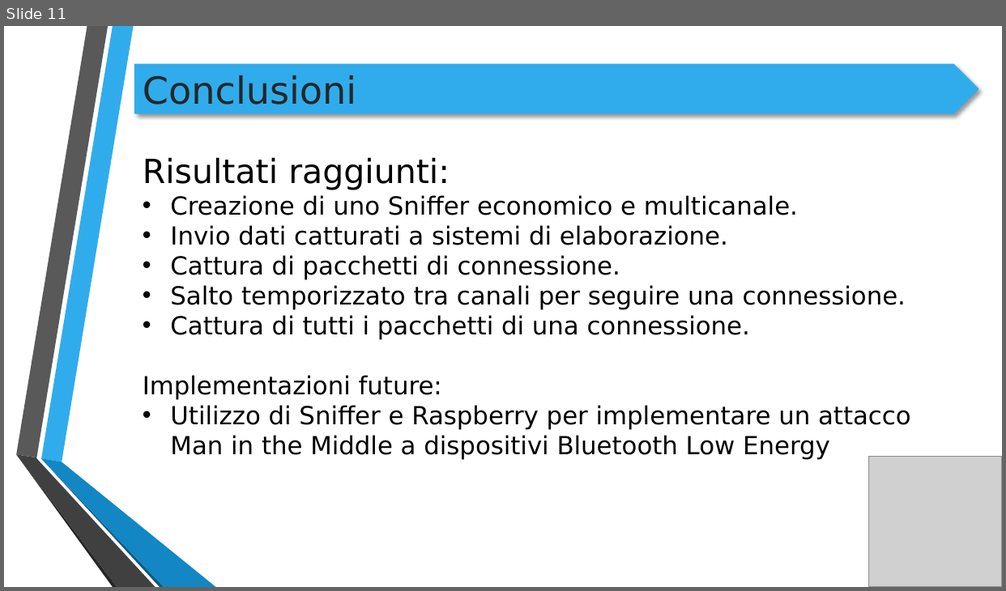
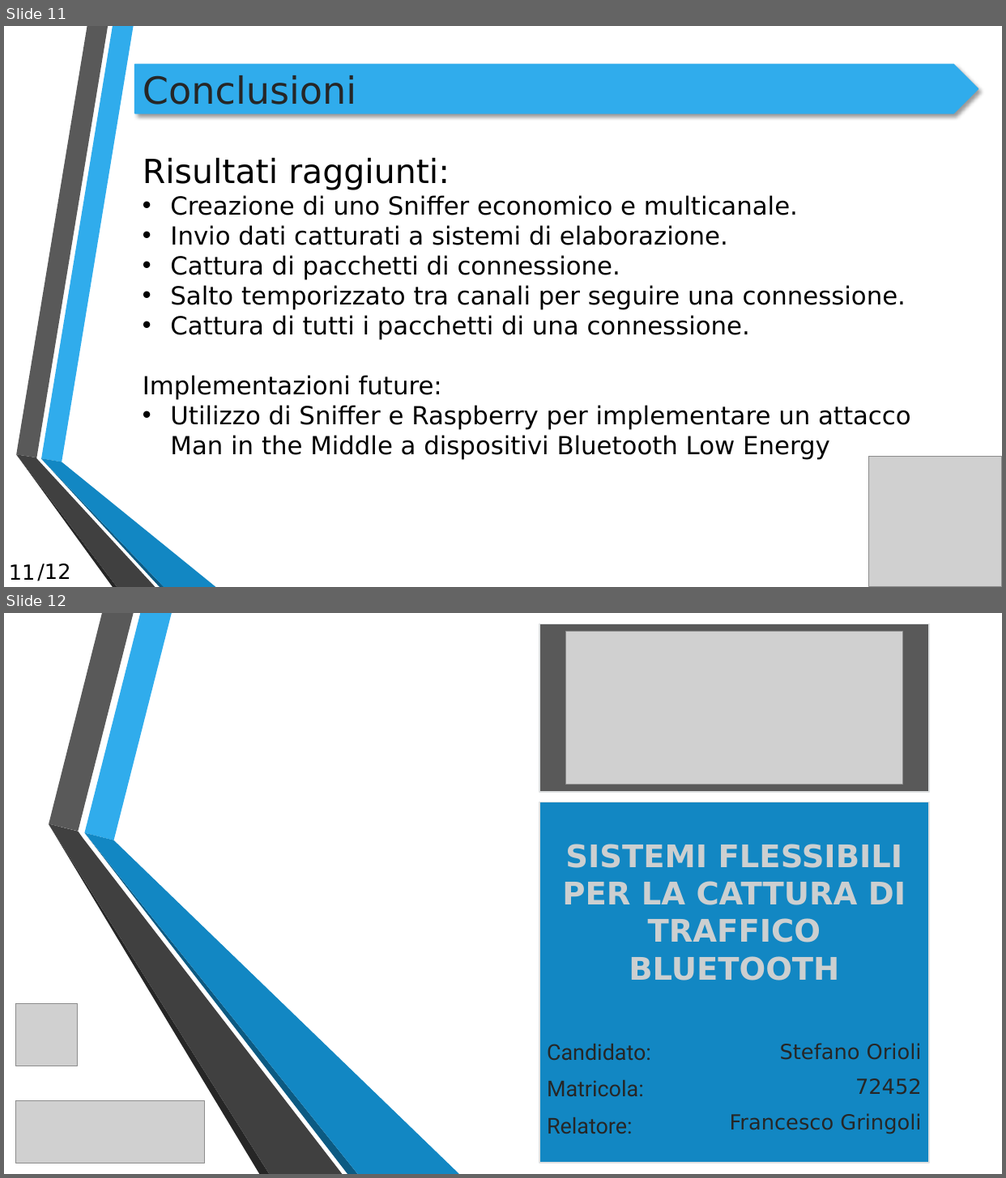
Before and after one commit to Slv3r/tesi-laurea, a slide deck: Presentazione/Presentazione Tesi.pptx. Shown one above the other, each under a label of ours: slide 11 before the commit, slides 11 and 12 after it. The pictures are 1006x591 and 1006x1178 pixels, drawn with LibreOffice and Linux fonts; fonts in the diff are those of the drawing; grey boxes stand for pictures; background and template pictures are left out. Boxes give left, top, right and bottom in pixels: in the first picture for what was removed or moved away, otherwise in the second. Text is boxed around its words. In the diff, an @@ line names an element or a change of style, - is before the commit and + after.

```diff
--- a/Presentazione/Presentazione Tesi.pptx
+++ b/Presentazione/Presentazione Tesi.pptx
@@ slide 12 added at [4,613,1002,1174], background picture (left out) @@
@@ rectangle added at [539,624,929,793], fill #595959, outline #DFE1E2 1.25 pt @@
@@ picture added at [566,632,903,785] @@
@@ rectangle added at [539,803,929,1163], fill #1287C3, outline #DFE1E2 1.25 pt @@
@@ group added at [49,613,460,1174]: 6 freeform shapes @@
@@ title added at [562,844,906,981], 30 pt, text #CCCFD0, bold @@
+SISTEMI FLESSIBILI PER LA CATTURA DI TRAFFICO BLUETOOTH
@@ picture added at [15,1003,78,1066] @@
@@ text added at [547,1044,651,1134], 21 pt, text #262626 @@
+Candidato:
+Matricola:
+Relatore:
@@ subtitle added at [730,1043,922,1135], 20 pt, text #262626 @@
+Stefano Orioli
+72452
+Francesco Gringoli
@@ picture added at [15,1101,205,1163] @@
@@ slide 11 changed as well @@
@@ page number added at [9,565,36,580], 20 pt, text #000000 @@
+11
@@ text added at [37,564,70,582], 20 pt, text #000000 @@
+/12
```
Also in this commit, not shown: 11 other slides changed, 4 other files.
